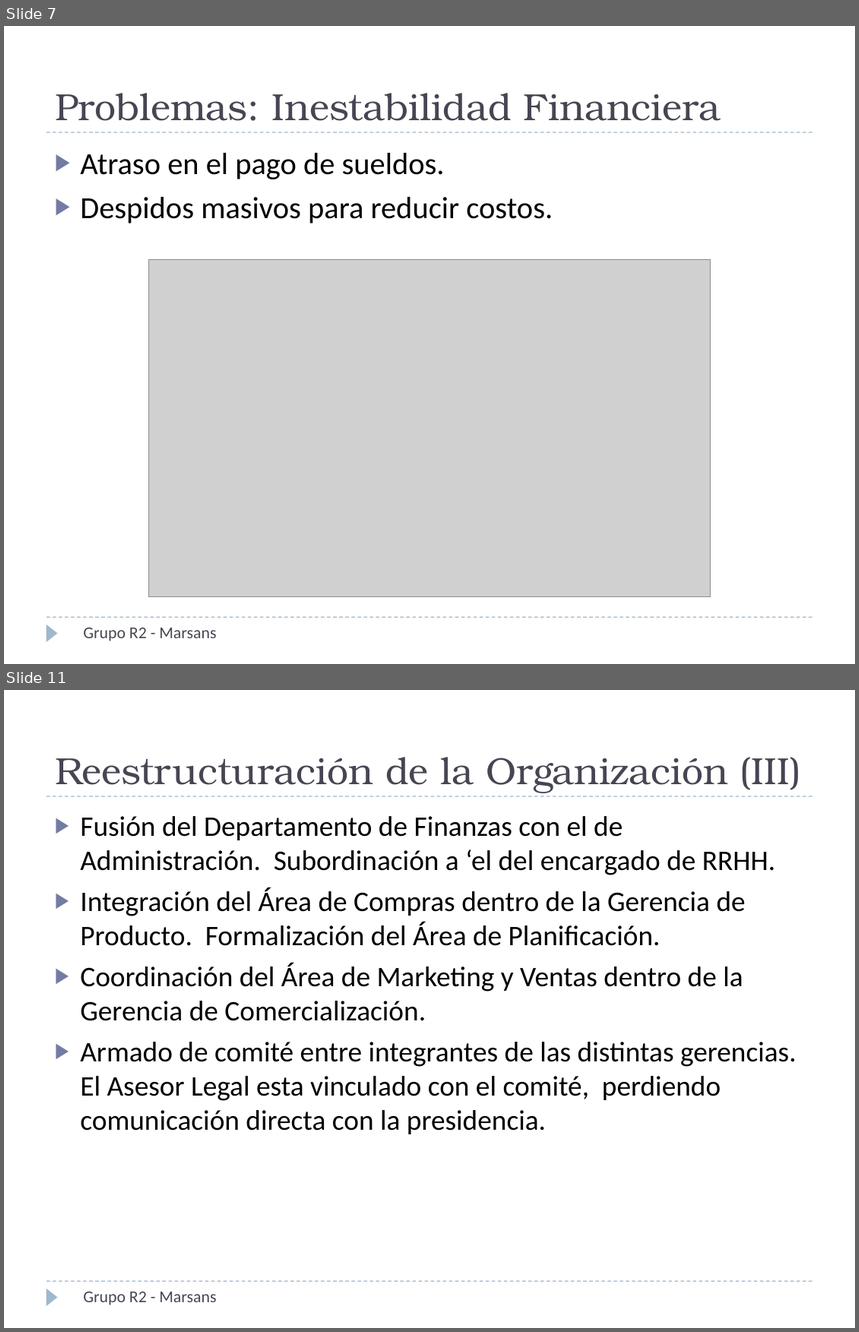
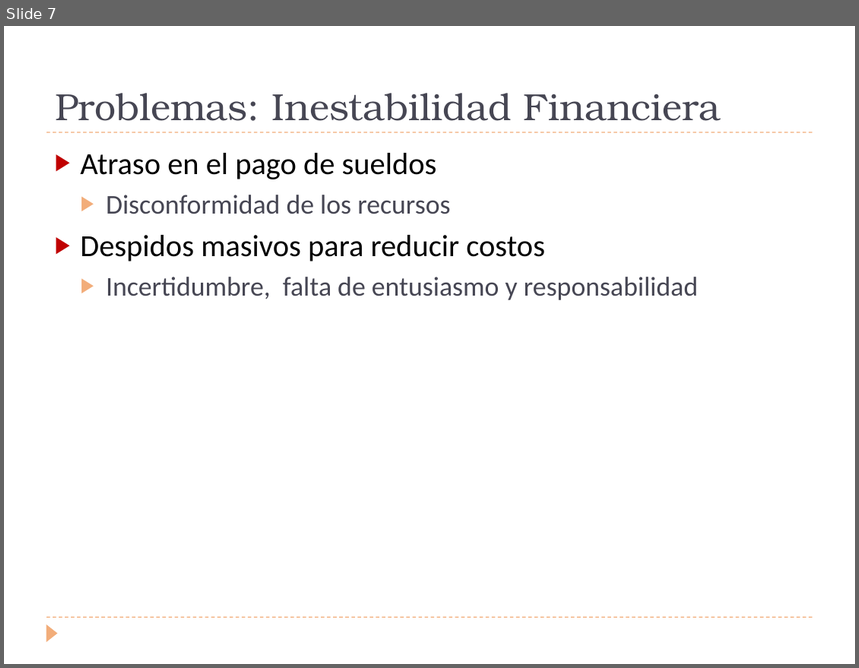
Before and after one commit to invernizzie/fiuba-grupoestrucorga, a slide deck: Trabajo Practico/Presentacion/Presentación1.ppt. Shown one above the other, each under a label of ours: slides 7 and 11 before the commit, slide 7 after it; the slides between them are not shown. The pictures are 859x1332 and 859x668 pixels, drawn with LibreOffice and Linux fonts; fonts in the diff are those of the drawing; grey boxes stand for pictures. Boxes give left, top, right and bottom in pixels: in the first picture for what was removed or moved away, otherwise in the second. Text is boxed around its words. In the diff, an @@ line names an element or a change of style, - is before the commit and + after.

```diff
--- a/Trabajo Practico/Presentacion/Presentación1.ppt
+++ b/Trabajo Practico/Presentacion/Presentación1.ppt
@@ slide 11 removed at (4, 690, 855, 1328), background #FFFFFF; not listed: 3 template elements that a slide beside it also shows @@
@@ title removed at (55, 757, 802, 793) @@
-Reestructuración de la Organización (III)
@@ text removed at (80, 816, 797, 1135) @@
-▶ Fusión del Departamento de Finanzas con el de Administración. Subordinación a ‘el del encargado de RRHH.
-▶ Integración del Área de Compras dentro de la Gerencia de Producto. Formalización del Área de Planificación.
-▶ Coordinación del Área de Marketing y Ventas dentro de la Gerencia de Comercialización.
-▶ Armado de comité entre integrantes de las distintas gerencias. El Asesor Legal esta vinculado con el comité, perdiendo comunicación directa con la presidencia.
@@ text removed at (83, 1292, 216, 1306) @@
-Grupo R2 - Marsans
@@ slide 7 changed as well @@
@@ line (47, 132) - (813, 132): stroke #9FB8CD 0.74 pt dashed to #F2AD7A 0.74 pt dashed @@
@@ text at (80, 153, 698, 300): text changed; size 26 to 23 pt; text colour #000000 to #464653 @@
-▶ Atraso en el pago de sueldos.
-▶ Despidos masivos para reducir costos.
+▶ Atraso en el pago de sueldos
+  ▶ Disconformidad de los recursos
+▶ Despidos masivos para reducir costos
+  ▶ Incertidumbre, falta de entusiasmo y responsabilidad
@@ picture removed at (148, 260, 711, 598) @@
@@ line (47, 617) - (813, 617): stroke #9FB8CD 0.74 pt dashed to #F2AD7A 0.74 pt dashed @@
@@ triangle at (47, 624, 58, 642): fill #9FB8CD to #F2AD7A @@
@@ text removed at (83, 628, 216, 642) @@
-Grupo R2 - Marsans
```
Also in this commit, not shown: 4 other slides changed, 6 slides added, 7 other slides removed, 3 other files.
